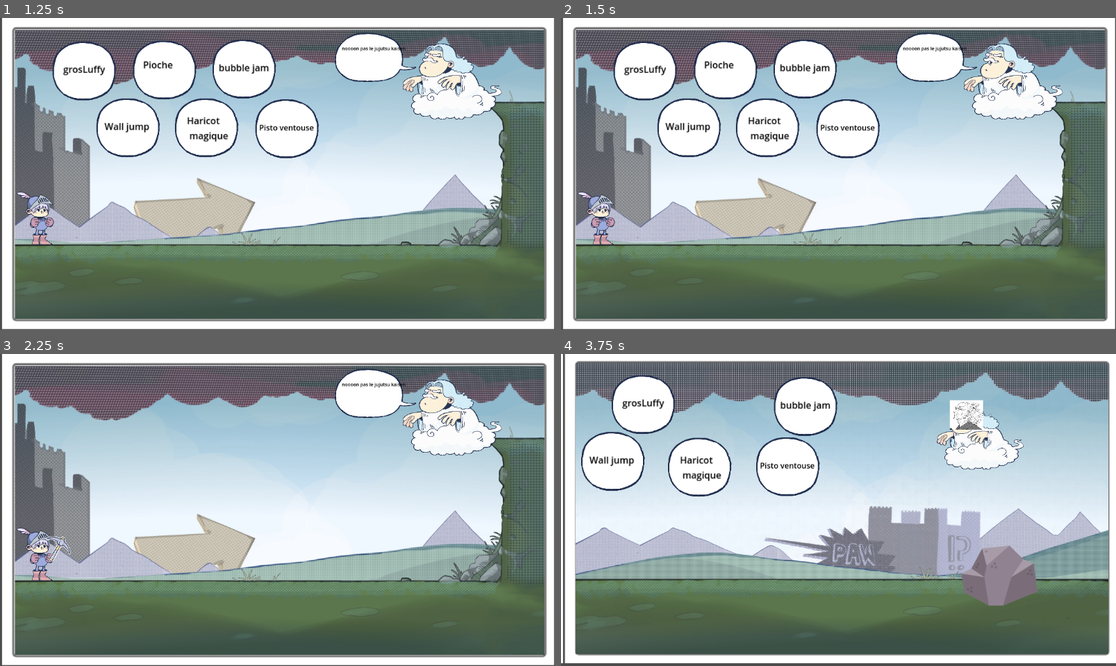
Above: before the commit, frames 1-4 (two rows, left to right).
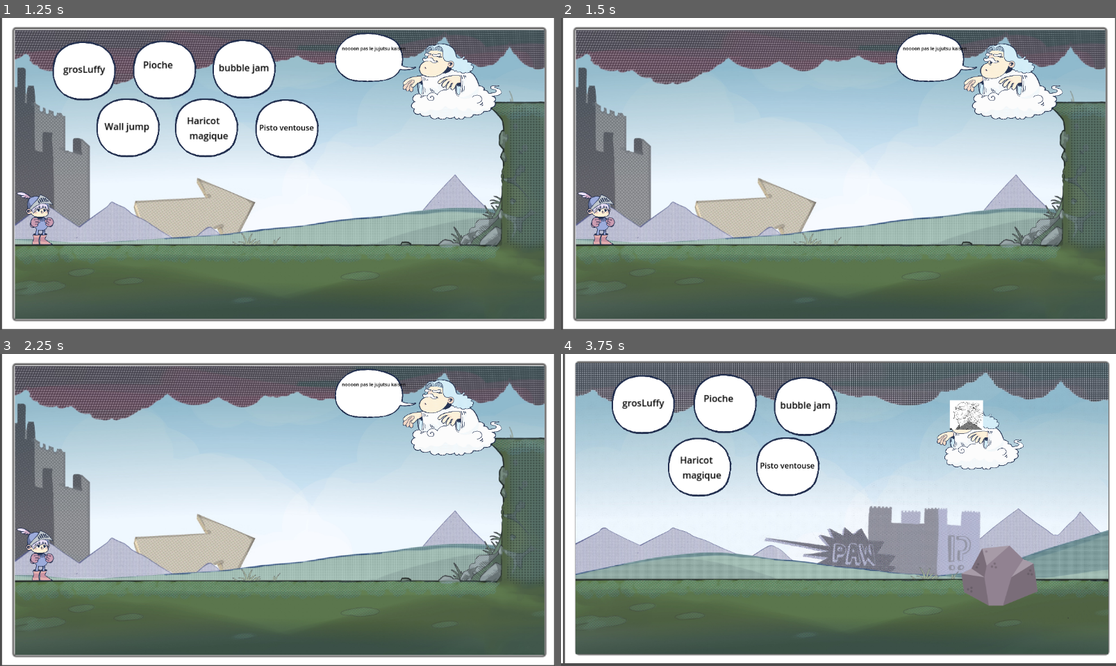
Above: after the commit, the same moments.

Repository: Iniang45/jam
Game: Godot game, scene res://Scenes/Main/main.tscn
The game is run twice, just before and just after one commit, with the same random seed, the same clock (stepped at 60 frames per second) and the same inputs.
Inputs (mouse positions are in pixels of both pictures, inside the frame that each line leads up to):
- Up to frame 1 (1.25 s): click "grosLuffy" at 0.5 s
- Up to frame 2 (1.5 s): click "Wall jump" at 1.25 s
- Up to frame 3 (2.25 s): click (160, 407) at 2 s, where only the run before the commit has a clickable "Pioche"
- Up to frame 4 (3.75 s): tap Enter at 2.75 s; move the mouse to (960, 494) at 2.77 s; hold D (Right) 2.78-3.53 s; tap Space (Jump) at 2.85, 3.02, 3.32 s; move the mouse to (727, 525) at 3.52 s; hold W (Down) from 3.53 s (still down); tap 2 (camera2) at 3.6 s

Frame 1 is identical in both runs. In frame 2, 11% of the frame differs, in the area x 9-58%, y 6-45%; in frame 3, 0.1%; in frame 4, 3.5%.

Commit message:
lllkkj

Diff:
--- a/Scenes/Main/main.gd
+++ b/Scenes/Main/main.gd
@@ -38,10 +38,13 @@
 	$cadre/niveau1/grosluffy/CollisionShape2D.set_disabled(false)
 	$cadre/niveau1/grosluffyBulle.visible = false
 	$cadre/niveau1/grosluffy.visible = true
-	objetPorte = "grosLuffy"
-	listeItems[objetPorte] = true
+	objetPorte = "grosluffyBulle"
+	listeItems[str(objetPorte)] = true
 
-
+func grab():
+	$Player.peutClaw = true
+	objetPorte ="GrabBulle"
+	listeItems[str(objetPorte)] = true
 
 
 func _on_player_ilamange() -> void:
@@ -55,3 +58,10 @@
 	match nom_button:
 		"piocheBulle":
 			pioche("niveau1")
+		"GrabBulle":
+			grab()
+
+
+func _on_area_2d_area_entered(area: Area2D) -> void:
+	$Camera2D.position.x = 1724
+	$Camera2D.position.y = 330
--- a/Scenes/Main/main.tscn
+++ b/Scenes/Main/main.tscn
@@ -25,11 +25,11 @@
 [ext_resource type="Texture2D" uid="uid://csox5mtuwk5e8" path="res://porteFermee.png" id="18_pbd25"]
 [ext_resource type="Texture2D" uid="uid://c34355x36oww0" path="res://key (1).png" id="19_34don"]
 
-[sub_resource type="RectangleShape2D" id="RectangleShape2D_k2hvy"]
-size = Vector2(38, 155)
-
 [sub_resource type="RectangleShape2D" id="RectangleShape2D_nnuhi"]
 size = Vector2(71.5, 278.5)
+
+[sub_resource type="RectangleShape2D" id="RectangleShape2D_5m4k5"]
+size = Vector2(128, 204)
 
 [sub_resource type="CircleShape2D" id="CircleShape2D_jfy1v"]
 radius = 160.449
@@ -129,12 +129,8 @@
 
 [node name="StaticBody2D" type="StaticBody2D" parent="cadre/niveau1"]
 position = Vector2(1097, 230)
-collision_layer = 32
+collision_layer = 160
 collision_mask = 33
-
-[node name="CollisionSortie" type="CollisionShape2D" parent="cadre/niveau1/StaticBody2D"]
-position = Vector2(-11, -107)
-shape = SubResource("RectangleShape2D_k2hvy")
 
 [node name="CollisionMur" type="CollisionShape2D" parent="cadre/niveau1/StaticBody2D"]
 position = Vector2(-50.75, 76.25)
@@ -184,6 +180,12 @@
 offset_right = 1077.0
 offset_bottom = 1552.0
 scale = Vector2(0.1, 0.1)
+
+[node name="Area2D" type="Area2D" parent="cadre/niveau1"]
+
+[node name="CollisionShape2D" type="CollisionShape2D" parent="cadre/niveau1/Area2D"]
+position = Vector2(1079, 65)
+shape = SubResource("RectangleShape2D_5m4k5")
 
 [node name="Narrateur" parent="cadre" instance=ExtResource("9_34tiq")]
 z_index = 3
@@ -343,6 +345,7 @@
 [node name="Player" parent="." instance=ExtResource("8_ki5ua")]
 z_index = 4
 position = Vector2(80, 471)
+collision_mask = 134
 
 [node name="Pioche" parent="Player" instance=ExtResource("7_kj7fc")]
 visible = false
@@ -494,5 +497,7 @@
 [connection signal="pressed" from="cadre/niveau1/piocheBulle" to="cadre/niveau1" method="_on_pioche_bulle_pressed"]
 [connection signal="area_entered" from="cadre/niveau1/grosluffy" to="Player" method="_on_grosluffy_area_entered"]
 [connection signal="pressed" from="cadre/niveau1/grosluffyBulle" to="." method="_on_grosluffy_bulle_pressed"]
+[connection signal="pressed" from="cadre/niveau1/GrabBulle" to="cadre/niveau1" method="_on_grab_bulle_pressed"]
+[connection signal="area_entered" from="cadre/niveau1/Area2D" to="." method="_on_area_2d_area_entered"]
 [connection signal="pressed" from="niveau2/piocheBulle" to="cadre/niveau1" method="_on_pioche_bulle_pressed"]
 [connection signal="ilamange" from="Player" to="." method="_on_player_ilamange"]
--- a/Scenes/Main/niveau_1.gd
+++ b/Scenes/Main/niveau_1.gd
@@ -1,7 +1,7 @@
 extends Control
 var objetPorte = ""
 signal textChanged
-
+var estcasse = false
 @onready var texte = $bulle/Label
 # Called when the node enters the scene tree for the first time.
 func _ready() -> void:
@@ -39,3 +39,8 @@
 func _on_pioche_bulle_pressed() -> void:
 	var parent = get_parent().get_parent()
 	parent.buttonClick.emit("piocheBulle","niveau1")
+
+
+func _on_grab_bulle_pressed() -> void:
+	var parent = get_parent().get_parent()
+	parent.buttonClick.emit("GrabBulle","niveau1")
--- a/Scenes/Player/Scripts/player.gd
+++ b/Scenes/Player/Scripts/player.gd
@@ -25,7 +25,7 @@
 @export var growth_rate: float = 0.1  # Facteur de croissance
 @export var max_scale: float = 2.0  # Taille maximale du joueur
 @export var min_speed: float = 100.0  # Vitesse minimale si le joueur devient trop gros
-
+var peutClaw = false
 var laPioche = true
 var speed: float = 10.0
 var direction: Vector2 = Vector2.ZERO
@@ -33,7 +33,7 @@
 var is_stopped: bool = true
 signal peutclaw
 signal ilamange
-
+var bar = 1100
 var is_on_ground: bool = false
 var is_on_wall_left: bool = false
 var is_on_wall_right: bool = false
@@ -68,16 +68,16 @@
 	direction = Input.get_vector("Left", "Right", "Up", "Down")
 	if direction != Vector2.ZERO:
 		Last_direction = direction
-
-	if Input.is_action_just_pressed("Jump") and (is_on_wall_left):
-		print('sucess')
-		if peutclaw:
-			wall_jump()
-	elif Input.is_action_just_pressed("Jump") and (is_on_wall_right):
-		print('sucess')
-		if peutclaw:
-			wall_jump()
-	elif Input.is_action_just_pressed("Jump") and is_on_tree:
+	if peutClaw:
+		if Input.is_action_just_pressed("Jump") and (is_on_wall_left):
+			print('sucess')
+			if peutclaw:
+				wall_jump()
+		elif Input.is_action_just_pressed("Jump") and (is_on_wall_right):
+			print('sucess')
+			if peutclaw:
+				wall_jump()
+	if Input.is_action_just_pressed("Jump") and is_on_tree:
 		jump()
 
 	elif Input.is_action_just_pressed("Jump") and is_on_ground :
@@ -170,7 +170,7 @@
 	is_on_wall_right = is_on_wall()
 
 func clamp_position() -> void:
-	position.x = clamp(position.x, barrier_min_x, barrier_max_x)
+	position.x = clamp(position.x, barrier_min_x, 2500 )
 	position.y = clamp(position.y, barrier_min_y, barrier_max_y)
 
 
--- a/project.godot
+++ b/project.godot
@@ -63,3 +63,4 @@
 2d_physics/layer_5="PiedPlayer"
 2d_physics/layer_6="Mur"
 2d_physics/layer_7="Rocher"
+2d_physics/layer_8="Mur"
